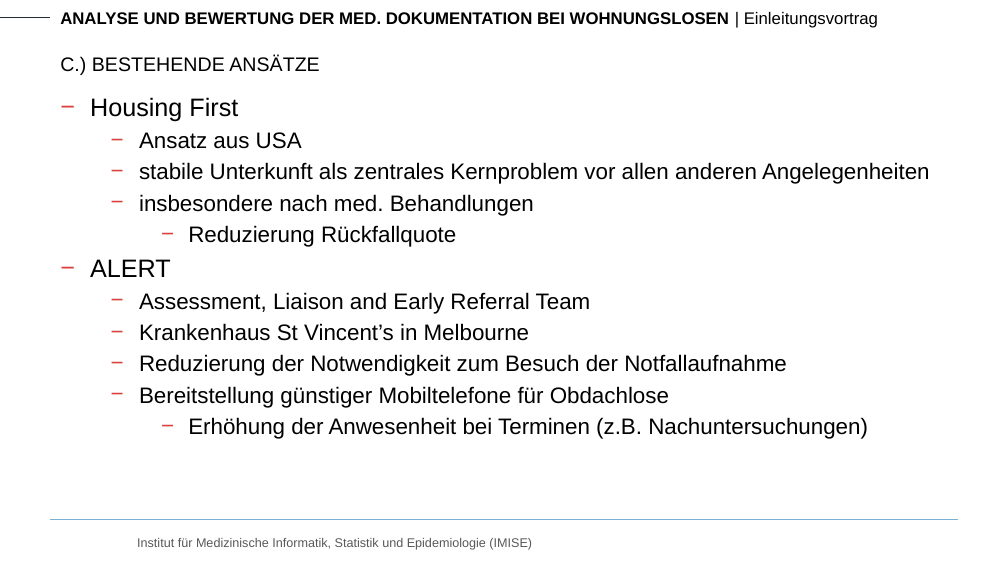
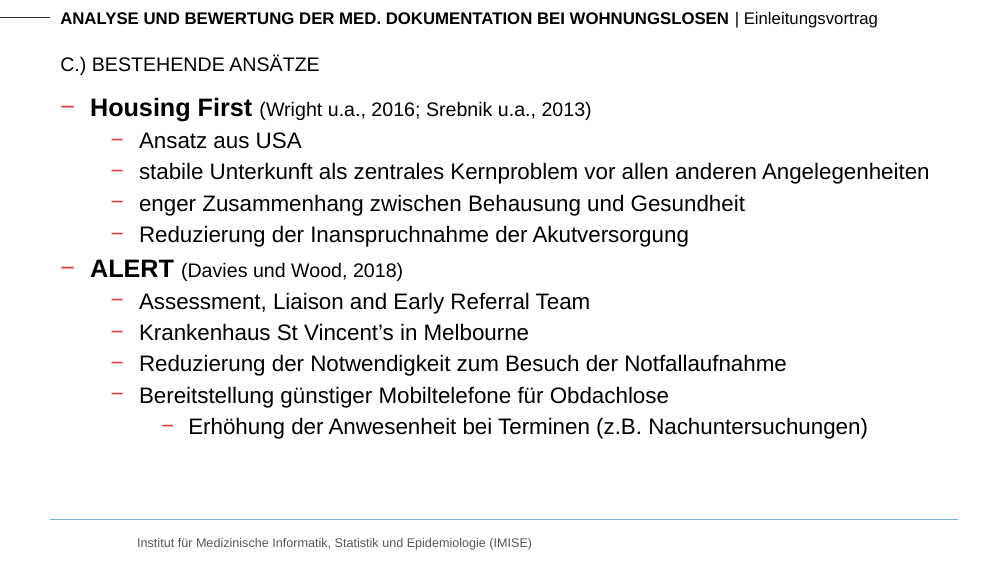
Before and after one commit to RoKuen/masterthesis, a slide deck: slide 9 of Presentations/1_presentation.pptx (slide 7 before the commit). Drawn at 1008x567 pixels with LibreOffice and Linux fonts; fonts in the diff are those of the drawing; background and template pictures are left out. Boxes give left, top, right and bottom in pixels: in the first picture for what was removed or moved away, otherwise in the second. Text is boxed around its words. In the diff, an @@ line names an element or a change of style, - is before the commit and + after.

```diff
--- a/Presentations/1_presentation.pptx
+++ b/Presentations/1_presentation.pptx
@@ text at (90, 97, 592, 122): text changed; size 18 to 14 pt @@
-− Housing First
+− Housing First (Wright u.a., 2016; Srebnik u.a., 2013)
@@ text at (90, 194, 745, 281): text changed @@
-  − insbesondere nach med. Behandlungen
-    − Reduzierung Rückfallquote
-− ALERT
+  − enger Zusammenhang zwischen Behausung und Gesundheit
+  − Reduzierung der Inanspruchnahme der Akutversorgung
+− ALERT (Davies und Wood, 2018)
```
Also in this commit, not shown: 6 other slides changed, 4 slides added.
